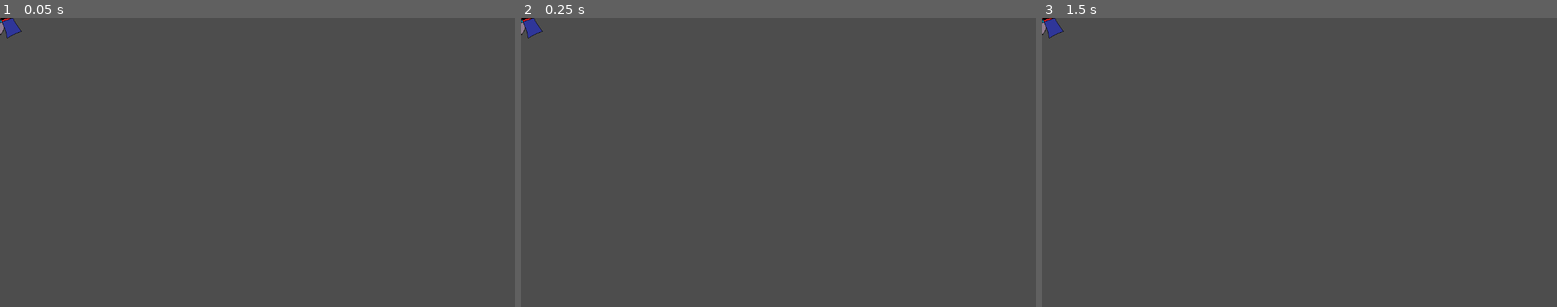
Above: before the commit, frames 1-3 (left to right).
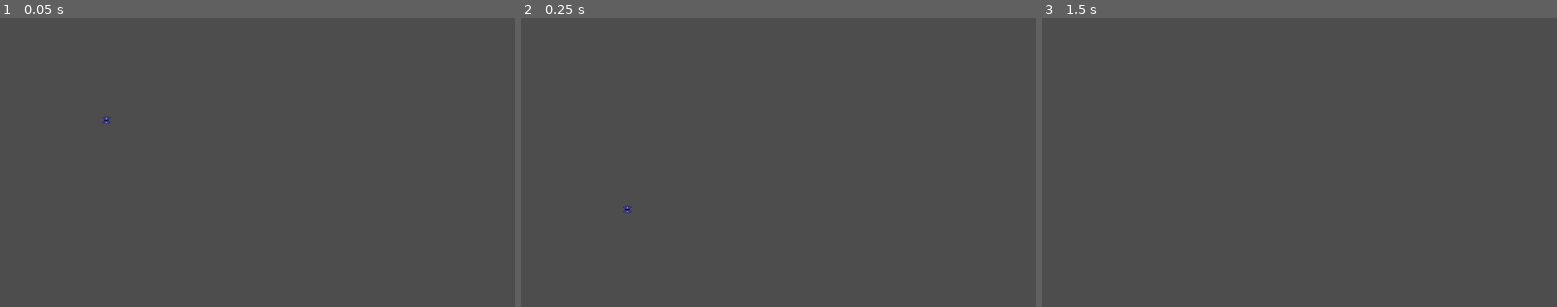
Above: after the commit, the same moments.

Repository: pepegmaer2141-cmd/parry-desvio-1
Game: Godot game, scene res://pelotitas.tscn
The game is run twice, just before and just after one commit, with the same random seed, the same clock (stepped at 60 frames per second) and the same inputs. This scene is started directly instead of the project's main scene.
Inputs:
- Up to frame 1 (0.05 s): no input
- Up to frame 2 (0.25 s): no input
- Up to frame 3 (1.5 s): tap Enter at 0.5 s; tap Space at 1.25 s

The runs differ from the first frame. In frame 1, 0.2% of the frame differs, in the area x 0-22%, y 0-37%; in frame 2, 0.2%, in the area x 0-22%, y 0-68%; in frame 3, 0.2%.

Commit message:
animacion parry

Diff:
--- a/parry-desvio-1/nave.tscn
+++ b/parry-desvio-1/nave.tscn
@@ -108,6 +108,6 @@
 
 [node name="animacion parry" type="AnimatedSprite2D" parent="."]
 position = Vector2(-178, -67)
-scale = Vector2(3, 3)
+scale = Vector2(3, 2.9999998)
 sprite_frames = SubResource("SpriteFrames_gi7du")
-frame_progress = 0.21127793
+frame_progress = 0.8483479
--- a/parry-desvio-1/new_script.gd
+++ b/parry-desvio-1/new_script.gd
@@ -1 +1 @@
-var juego
+var scene
--- a/parry-desvio-1/pelotitas.tscn
+++ b/parry-desvio-1/pelotitas.tscn
@@ -6,18 +6,28 @@
 friction = 0.0
 bounce = 1.0
 
-[sub_resource type="CircleShape2D" id="CircleShape2D_obrw4"]
-radius = 37.0
+[sub_resource type="RectangleShape2D" id="RectangleShape2D_16lm7"]
+size = Vector2(54.69615, 46.835434)
 
-[node name="pelotitas" type="CharacterBody2D"]
+[node name="bala" type="RigidBody2D"]
+position = Vector2(238, 196)
+scale = Vector2(1.8099997, 1.5799998)
+collision_layer = 2
+collision_mask = 2
+mass = 0.001
+physics_material_override = SubResource("PhysicsMaterial_j5r06")
+gravity_scale = 0.0
+linear_velocity = Vector2(0, 1000)
+linear_damp_mode = 1
+angular_damp_mode = 1
 metadata/_edit_group_ = true
 
-[node name="Sprite2D" type="Sprite2D" parent="."]
+[node name="colision pared" type="CollisionShape2D" parent="."]
+position = Vector2(0.27624893, -4.5776367e-05)
+scale = Vector2(0.4, 0.4)
+shape = SubResource("RectangleShape2D_16lm7")
+
+[node name="balas" type="Sprite2D" parent="."]
+scale = Vector2(0.2, 0.2)
 texture = ExtResource("1_obrw4")
-
-[node name="RigidBody2D" type="RigidBody2D" parent="Sprite2D"]
-mass = 0.001
-physics_material_override = SubResource("PhysicsMaterial_j5r06")
-
-[node name="CollisionShape2D" type="CollisionShape2D" parent="Sprite2D/RigidBody2D"]
-shape = SubResource("CircleShape2D_obrw4")
+metadata/_edit_group_ = true
Not shown: 1 places in parry-desvio-1/pelotitas.tscn that only renumber resources
